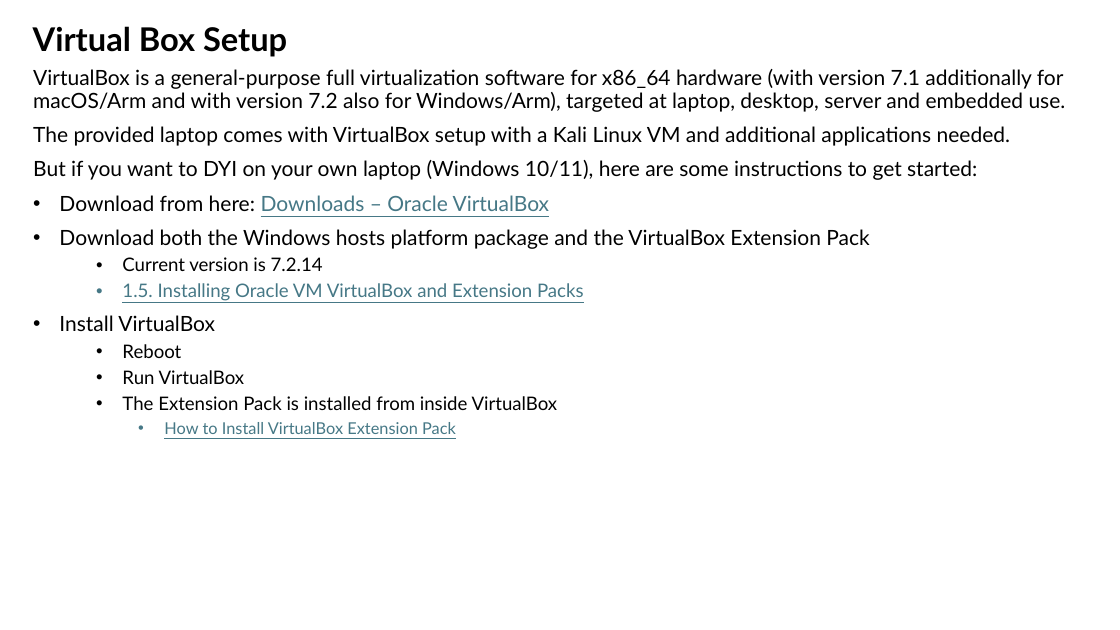
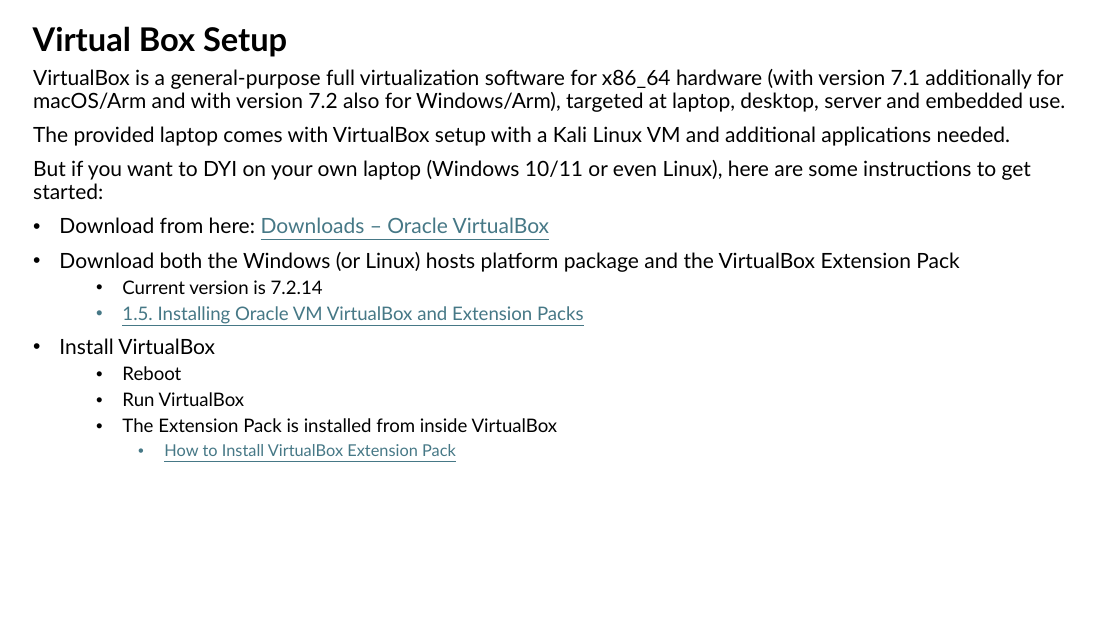
Before and after one commit to nprobert/AutoISAC-ACT-AdvWireless, a slide deck: slide 1 of ACT AdvancedWireless 2026 - Setup.pptx (slide 2 before the commit). Drawn at 1120x630 pixels with LibreOffice and Linux fonts; fonts in the diff are those of the drawing. Boxes give left, top, right and bottom in pixels: in the first picture for what was removed or moved away, otherwise in the second. Text is boxed around its words. In the diff, an @@ line names an element or a change of style, - is before the commit and + after.

```diff
--- a/ACT AdvancedWireless 2026 - Setup.pptx
+++ b/ACT AdvancedWireless 2026 - Setup.pptx
@@ text at <box>33,160,1031,199</box>: text changed @@
-But if you want to DYI on your own laptop (Windows 10/11), here are some instructions to get started:
+But if you want to DYI on your own laptop (Windows 10/11 or even Linux), here are some instructions to get started:
@@ text at <box>59,252,959,272</box>: text changed @@
-• Download both the Windows hosts platform package and the VirtualBox Extension Pack
+• Download both the Windows (or Linux) hosts platform package and the VirtualBox Extension Pack
```
Also in this commit, not shown: 1 other slide changed, 5 slides removed, 1 other file.
